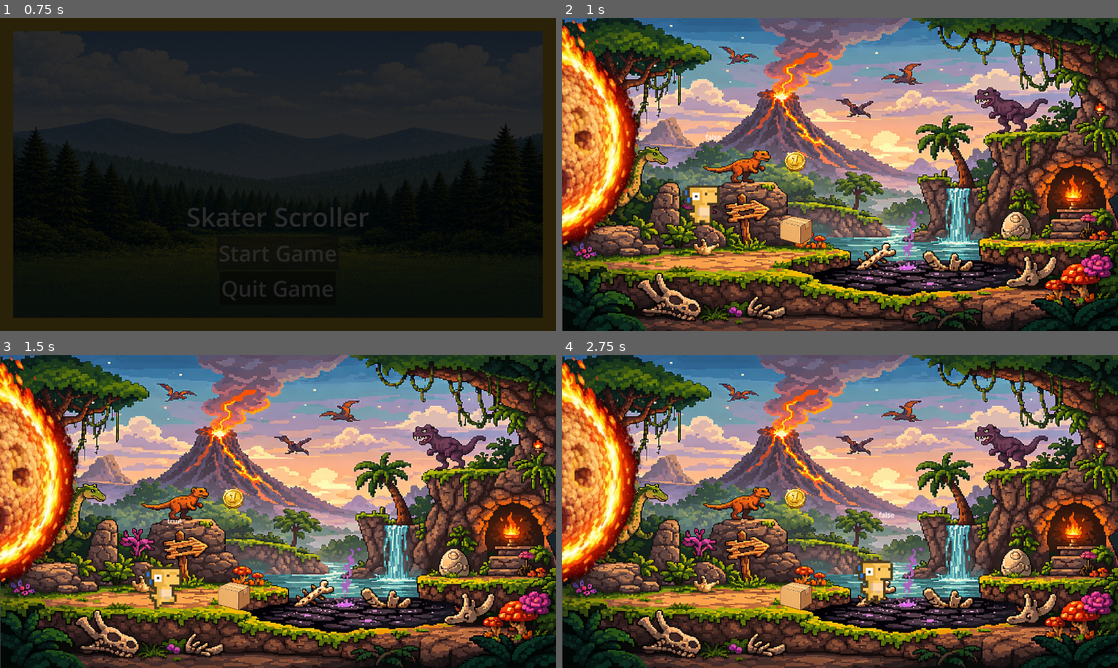
Above: before the commit, frames 1-4 (two rows, left to right).
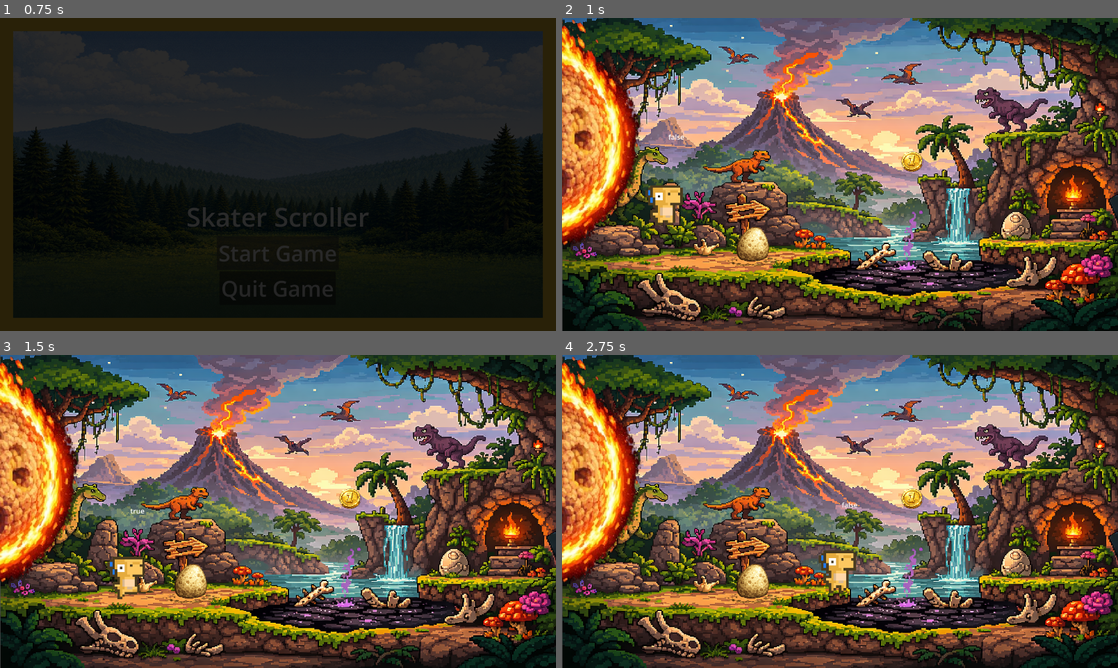
Above: after the commit, the same moments.

Repository: CCV-JamesNye/Game-Programming
Game: Godot game, scene res://Scenes/UI/MainMenu.tscn
The game is run twice, just before and just after one commit, with the same random seed, the same clock (stepped at 60 frames per second) and the same inputs.
Inputs:
- Up to frame 1 (0.75 s): click "Start Game" at 0.5 s
- Up to frame 2 (1 s): no input
- Up to frame 3 (1.5 s): hold D (move_right) from 1.28 s (still down)
- Up to frame 4 (2.75 s): keep holding D (move_right); tap Space (jump) at 1.52, 2.27 s

Frame 1 is identical in both runs. In frame 2, 2.7% of the frame differs, in the area x 15-65%, y 37-80%; in frame 3, 2.6%; in frame 4, 2.8%, in the area x 29-65%, y 42-82%.

Commit message:
obstacle and hazard script adjustments
getting the obstacle right
adjusted floors
trying to add game over obstacle/trigger but need to pause, need a break.

Diff:
--- a/player-controller-prototype/Scenes/Skater_Scroller.tscn
+++ b/player-controller-prototype/Scenes/Skater_Scroller.tscn
@@ -1,13 +1,12 @@
 [gd_scene format=3 uid="uid://d1x8pu4svba48"]
 
-[ext_resource type="Script" uid="uid://b2p4pdckria5e" path="res://Scripts/barrel_fire_hazard.gd" id="1_1q155"]
-[ext_resource type="Texture2D" uid="uid://dk6tbitixjktq" path="res://environment/cardboard_box2.png" id="1_38ol2"]
 [ext_resource type="Script" uid="uid://drvymefa622f1" path="res://Scripts/World.gd" id="1_kdxyx"]
 [ext_resource type="Script" uid="uid://brrupedyn7vg2" path="res://Scripts/skater-character-body.gd" id="2_4c7b1"]
 [ext_resource type="Texture2D" uid="uid://c0objvsfl1k66" path="res://art/dino backdrop.png" id="2_lv0gn"]
 [ext_resource type="Texture2D" uid="uid://7qec0m6eo6ik" path="res://Sprites/skater-nobackground.png" id="3_s1e06"]
 [ext_resource type="Script" uid="uid://dhha3cxule17j" path="res://area_2d.gd" id="4_1q155"]
 [ext_resource type="Texture2D" uid="uid://cga2b12olqdsi" path="res://environment/coin.png" id="5_4c7b1"]
+[ext_resource type="Texture2D" uid="uid://dht6qb8jk6kom" path="res://environment/egg.png" id="6_kdxyx"]
 [ext_resource type="Texture2D" uid="uid://dr2g2imidn253" path="res://Sprites/DinoSprites - tard.png" id="7_fvdt0"]
 [ext_resource type="Texture2D" uid="uid://cyn2b3jx5ljft" path="res://art/UI/meteor.png" id="8_4681y"]
 [ext_resource type="Script" uid="uid://dr6bu6pulpbky" path="res://Scripts/meteor_hazard.gd" id="8_kdxyx"]
@@ -15,12 +14,8 @@
 [sub_resource type="WorldBoundaryShape2D" id="WorldBoundaryShape2D_u302n"]
 distance = -37.0
 
-[sub_resource type="CapsuleShape2D" id="CapsuleShape2D_fvdt0"]
-radius = 37.0
-height = 138.0
-
-[sub_resource type="RectangleShape2D" id="RectangleShape2D_24lg5"]
-size = Vector2(74, 64)
+[sub_resource type="RectangleShape2D" id="RectangleShape2D_olp6o"]
+size = Vector2(315, 5)
 
 [sub_resource type="RectangleShape2D" id="RectangleShape2D_2cmkh"]
 size = Vector2(92, 96.5)
@@ -134,6 +129,9 @@
 "speed": 10.0
 }]
 
+[sub_resource type="CircleShape2D" id="CircleShape2D_evljr"]
+radius = 41.0
+
 [sub_resource type="CircleShape2D" id="CircleShape2D_2cmkh"]
 radius = 23.537205
 
@@ -150,34 +148,20 @@
 texture = ExtResource("2_lv0gn")
 
 [node name="Floor" type="StaticBody2D" parent="." unique_id=323675050]
-position = Vector2(533, 539)
+position = Vector2(530, 513)
 
 [node name="CollisionShape2D" type="CollisionShape2D" parent="Floor" unique_id=1718314749]
-position = Vector2(0, 9)
+position = Vector2(0, 12)
 shape = SubResource("WorldBoundaryShape2D_u302n")
 
-[node name="BarrelFireHazard" type="Area2D" parent="." unique_id=179376704]
-position = Vector2(927, 521)
-script = ExtResource("1_1q155")
-
-[node name="CollisionShape2D" type="CollisionShape2D" parent="BarrelFireHazard" unique_id=417055943]
-position = Vector2(0, -22)
-shape = SubResource("CapsuleShape2D_fvdt0")
-
-[node name="Box" type="RigidBody2D" parent="." unique_id=817028074]
-position = Vector2(539, 467)
-
-[node name="CollisionShape2D" type="CollisionShape2D" parent="Box" unique_id=1881183635]
-position = Vector2(0, -1)
-shape = SubResource("RectangleShape2D_24lg5")
-
-[node name="Sprite2D" type="Sprite2D" parent="Box" unique_id=214887062]
-texture_filter = 1
-scale = Vector2(0.254, 0.254)
-texture = ExtResource("1_38ol2")
+[node name="FloorRight" type="StaticBody2D" parent="." unique_id=1448304108]
+position = Vector2(1120, 517)
+
+[node name="CollisionShape2D" type="CollisionShape2D" parent="FloorRight" unique_id=793144995]
+shape = SubResource("RectangleShape2D_olp6o")
 
 [node name="Player" type="CharacterBody2D" parent="." unique_id=945709892]
-position = Vector2(322, 451)
+position = Vector2(237, 451)
 collision_layer = 3
 script = ExtResource("2_4c7b1")
 jump_force = -600.0
@@ -207,8 +191,19 @@
 autoplay = "idle"
 frame_progress = 0.72750044
 
+[node name="Egg" type="RigidBody2D" parent="." unique_id=351834827]
+position = Vector2(432, 521)
+
+[node name="Egg" type="Sprite2D" parent="Egg" unique_id=457279474]
+scale = Vector2(0.2529297, 0.2529297)
+texture = ExtResource("6_kdxyx")
+
+[node name="CollisionShape2D" type="CollisionShape2D" parent="Egg" unique_id=322510689]
+position = Vector2(9, 5)
+shape = SubResource("CircleShape2D_evljr")
+
 [node name="Coin" type="Area2D" parent="." unique_id=2040977948]
-position = Vector2(537, 335)
+position = Vector2(806, 335)
 collision_layer = 0
 collision_mask = 2
 script = ExtResource("4_1q155")
@@ -237,4 +232,4 @@
 position = Vector2(149, 131)
 shape = SubResource("CapsuleShape2D_olp6o")
 
-[connection signal="body_entered" from="BarrelFireHazard" to="BarrelFireHazard" method="_on_body_entered"]
+[connection signal="body_entered" from="Meteor" to="Meteor" method="_on_body_entered"]
--- a/player-controller-prototype/Scenes/UI/game_over.tscn
+++ b/player-controller-prototype/Scenes/UI/game_over.tscn
@@ -90,5 +90,5 @@
 theme_override_font_sizes/font_size = 25
 theme_override_styles/normal = SubResource("StyleBoxTexture_w88jv")
 theme_override_styles/hover = SubResource("StyleBoxTexture_aqsr4")
-text = "Defy-Extinction"
+text = "|Defy-Extinction"
 alignment = 2
--- a/player-controller-prototype/Scripts/meteor_hazard.gd
+++ b/player-controller-prototype/Scripts/meteor_hazard.gd
@@ -7,10 +7,11 @@
 
 
 # Called every frame. 'delta' is the elapsed time since the previous frame.
-func _process(delta: float) -> void:
+func _process(_delta: float) -> void:
 	pass
 
 func _on_body_entered(body: Node2D) -> void:
 	if body.name == "Player":
-		print ('Game Over')
-	pass # Replace with function body.
+		print("Changing Scene Now")
+		get_tree().change_scene_to_file("res://Scenes/UI/game_over.tscn")
+	pass
--- a/player-controller-prototype/Scripts/skater-character-body.gd
+++ b/player-controller-prototype/Scripts/skater-character-body.gd
@@ -57,3 +57,7 @@
 	if event.is_action_pressed("jump") and is_on_floor():
 		velocity.y = jump_force
 		jumping = true
+
+func die() -> void:
+	await get_tree().process_frame
+	get_tree().reload_current_scene()
Binary file removed: player-controller-prototype/environment/carcass.png
Binary file added: player-controller-prototype/environment/egg.png
Not shown, changed: player-controller-prototype/environment/egg.png.import
